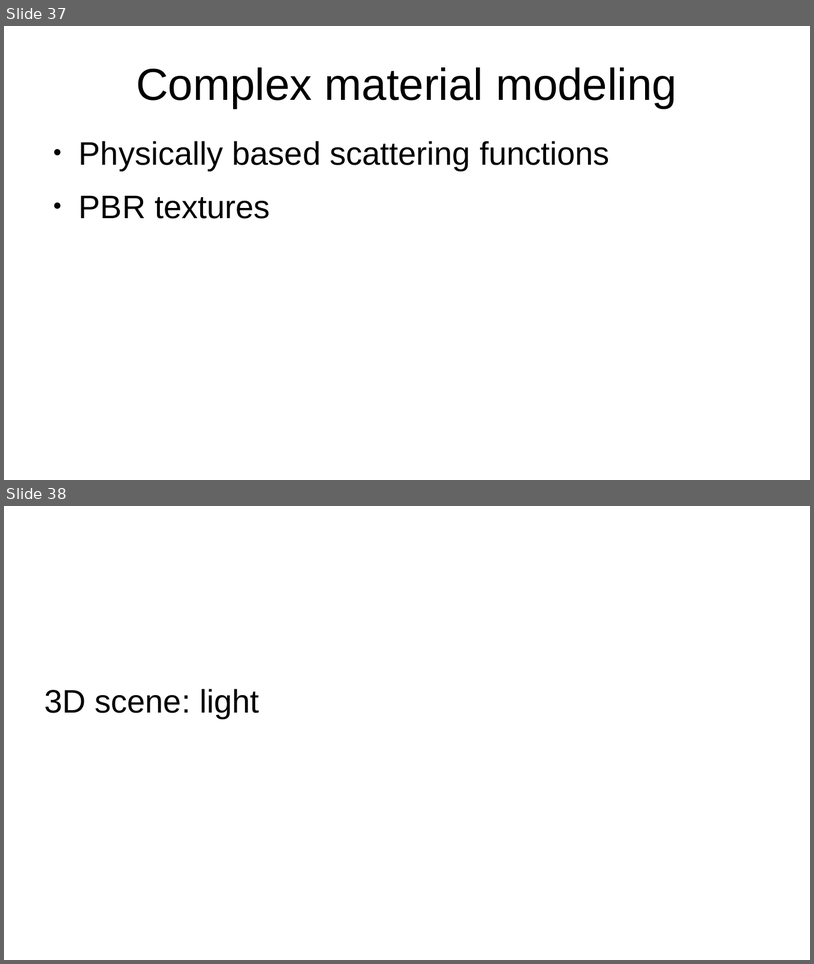
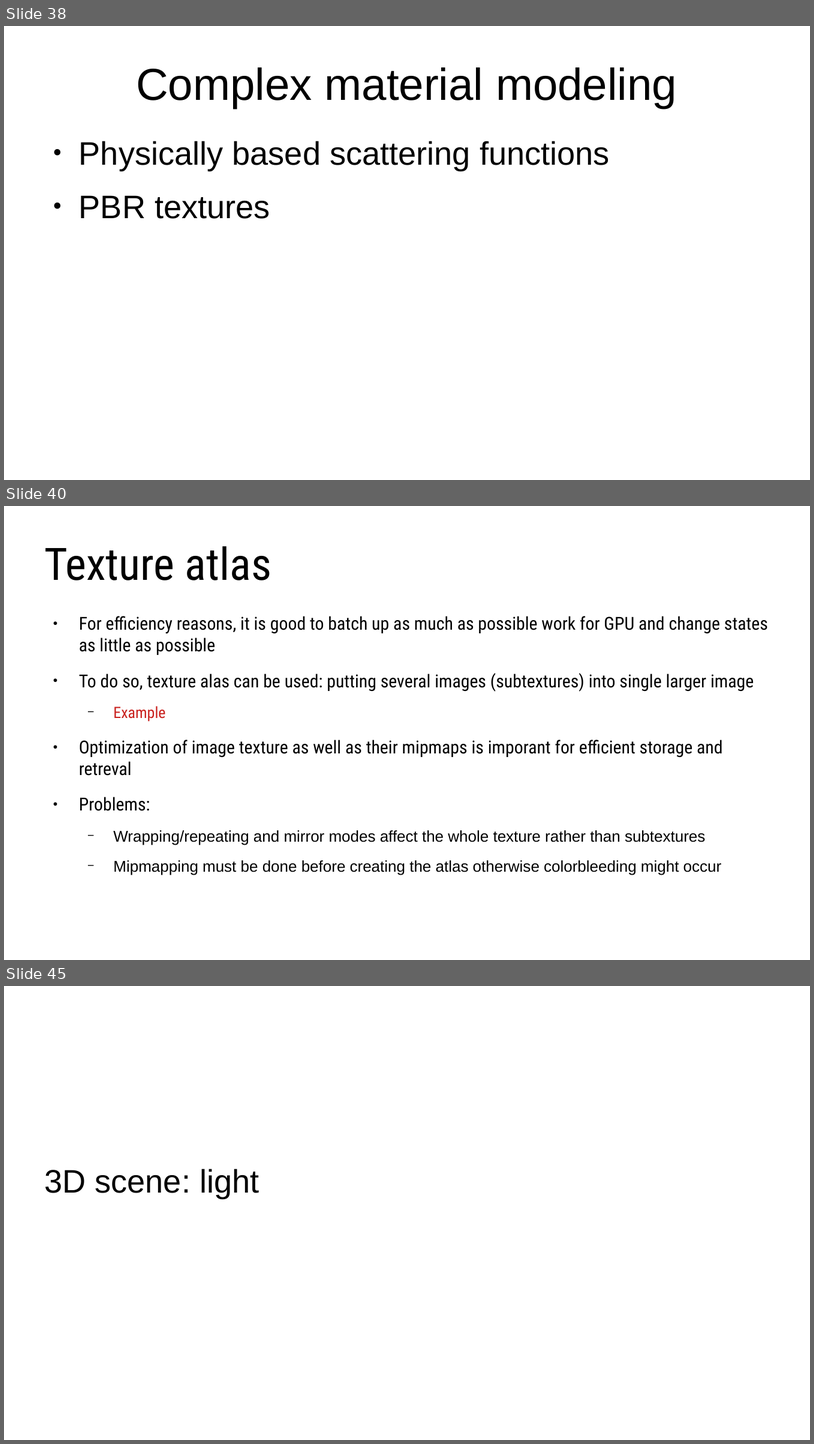
Before and after one commit to lorentzo/IntroductionToComputerGraphics, a slide deck: lectures/6_more_3D_scene/1_intro.odp. Shown one above the other, each under a label of ours: slides 37 and 38 before the commit, slides 38, 40 and 45 after it; the slides between them are not shown. The pictures are 814x964 and 814x1444 pixels, drawn with LibreOffice and Linux fonts; fonts in the diff are those of the drawing. Boxes give left, top, right and bottom in pixels: in the first picture for what was removed or moved away, otherwise in the second. Text is boxed around its words. In the diff, an @@ line names an element or a change of style, - is before the commit and + after.

```diff
--- a/lectures/6_more_3D_scene/1_intro.odp
+++ b/lectures/6_more_3D_scene/1_intro.odp
@@ slide 40 added at (4,506,810,960), background #FFFFFF @@
@@ title added at (44,546,272,580), 44 pt, text #000000 @@
+Texture atlas
@@ text added at (79,616,768,875), 17.6 pt, text #000000 @@
+● For efficiency reasons, it is good to batch up as much as possible work for GPU and change states as little as possible
+● To do so, texture alas can be used: putting several images (subtextures) into single larger image
+  − Example
+● Optimization of image texture as well as their mipmaps is imporant for efficient storage and retreval
+● Problems:
+  − Wrapping/repeating and mirror modes affect the whole texture rather than subtextures
+  − Mipmapping must be done before creating the atlas otherwise colorbleeding might occur
@@ what was slide 37 is now slide 38 @@
@@ what was slide 38 is now slide 45 @@
```
Also in this commit, not shown: 6 other slides added, 5 other files.
